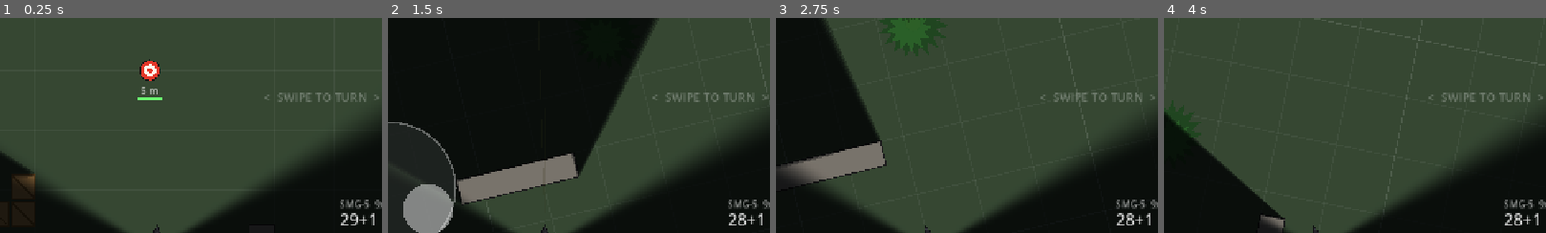
Above: before the commit, frames 1-4 (left to right).
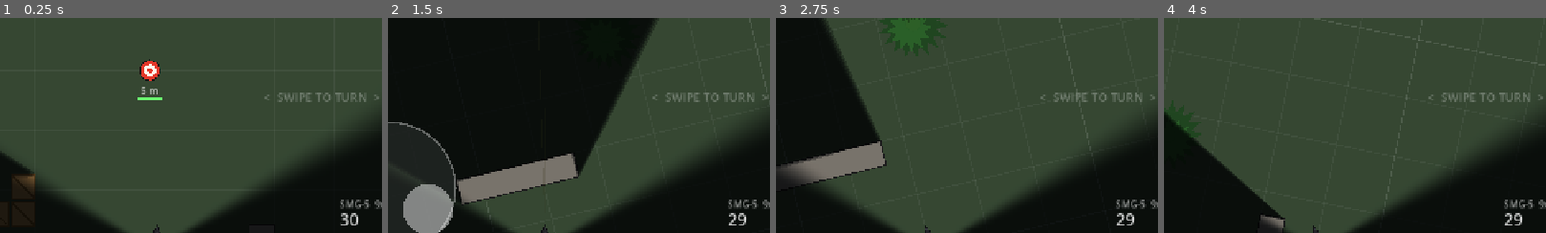
Above: after the commit, the same moments.

Repository: jklrjklr/zhukov
Game: Godot game, scene res://scenes/main.tscn
The game is run twice, just before and just after one commit, with the same random seed, the same clock (stepped at 60 frames per second) and the same inputs.
Inputs (mouse positions are % of the whole screen's width and height, from its top left):
- Up to frame 1 (0.25 s): no input
- Up to frame 2 (1.5 s): tap Enter at 0.5 s; move the mouse to (72, 45) at 0.52 s; hold D 0.53-1.25 s; hold E 0.53-1.25 s; click (72, 45) at 0.67 s; tap Space at 0.77 s; drag from (30, 55) to (45, 70) at 1.27 s
- Up to frame 3 (2.75 s): move the mouse to (60, 28) at 2.02 s; hold D from 2.03 s (still down); tap R at 2.1 s
- Up to frame 4 (4 s): release D at 2.75 s; drag from (45, 70) to (20, 35) at 2.77 s; move the mouse to (80, 65) at 3.52 s; hold A from 3.53 s (still down); hold E from 3.53 s (still down); tap Space at 3.77 s
The pictures show only the part of the screen within x 30-80%, y 16-66%; the shares and areas given below are measured in that part.

The runs differ from the first frame. In frame 1, 0.2% of the frame differs, in the area x 89-98%, y 90-97%; in frame 2, 0.1%; in frame 3, 0.1%; in frame 4, 0.1%.

Commit message:
Ammo counter: show +1 only when chamber + full mag exceed mag size
Co-Authored-By: Claude Opus 5.5 <noreply@anthropic.com>
Claude-Session: https://claude.ai/code/session_01CuvFDQ8S82ziWJ7Azt1Yc4

Diff:
--- a/scripts/touch_controls.gd
+++ b/scripts/touch_controls.gd
@@ -195,12 +195,15 @@
 	draw_string(font, Vector2(16, 30), "%d FPS" % Engine.get_frames_per_second(), HORIZONTAL_ALIGNMENT_LEFT, -1, 18, white)
 
 
-## Weapon name, rounds (+1 = chambered), spare mags as fill bars, status line.
+## Weapon name, rounds loaded, spare mags as fill bars, status line.
 func _draw_ammo(font: Font, at: Vector2) -> void:
 	var w := _weapon
 	var white := Color(1, 1, 1, 0.85)
 	draw_string(font, at, "%s  %s" % [w.stats.display_name, w.stats.caliber], HORIZONTAL_ALIGNMENT_LEFT, -1, 16, Color(1, 1, 1, 0.6))
-	var rounds := "%d" % w.mag + ("+1" if w.chambered else "")
+	# One number for rounds ready; "+1" only when a tactical reload put a full mag
+	# behind a chambered round (more than the mag holds).
+	var total := w.rounds_loaded()
+	var rounds := "%d+1" % w.stats.mag_size if total > w.stats.mag_size else "%d" % total
 	draw_string(font, at + Vector2(0, 30), rounds, HORIZONTAL_ALIGNMENT_LEFT, -1, 28, white)
 	for i in w.mags.size():
 		var x := at.x + 90 + i * 12
